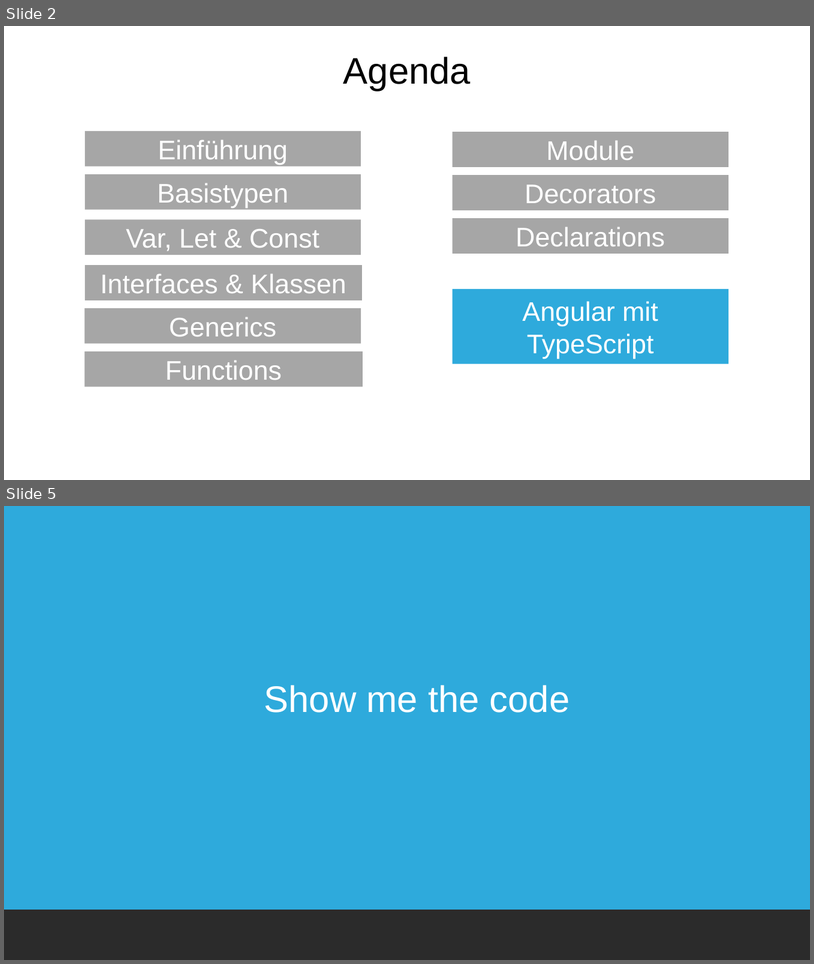
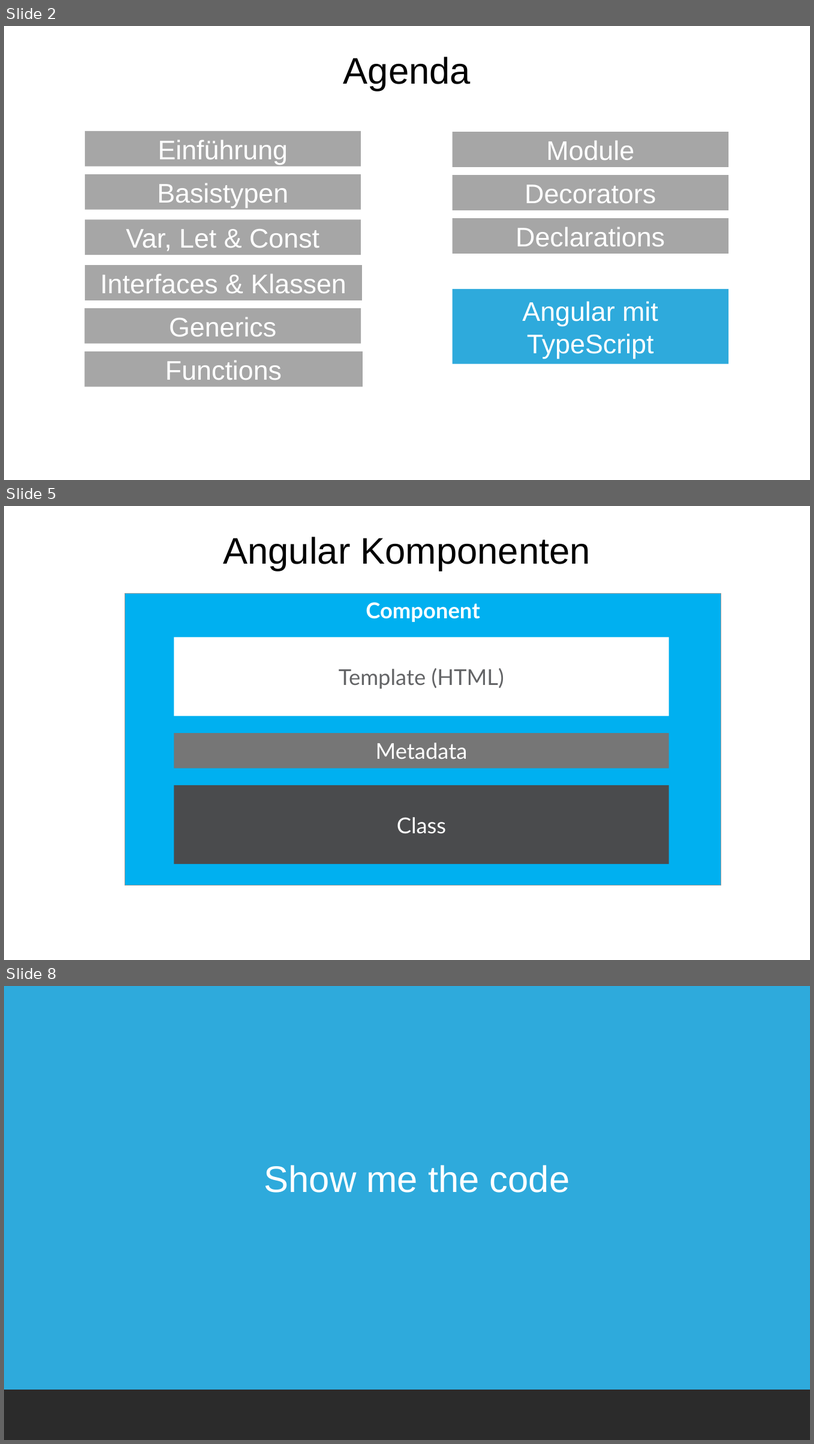
Before and after one commit to thomasclaudiushuber/Basta-TypeScript-Workshop-Slides, a slide deck: 10_Typescript_Workshop_Angular.pptx. Shown one above the other, each under a label of ours: slides 2 and 5 before the commit, slides 2, 5 and 8 after it; the slides between them are not shown. The pictures are 814x964 and 814x1444 pixels, drawn with LibreOffice and Linux fonts; fonts in the diff are those of the drawing; background and template pictures are left out; a plain dark background stands for a picture behind light text. Boxes give left, top, right and bottom in pixels: in the first picture for what was removed or moved away, otherwise in the second. Text is boxed around its words. In the diff, an @@ line names an element or a change of style, - is before the commit and + after.

Commit message:
Update Angular Slides

```diff
--- a/10_Typescript_Workshop_Angular.pptx
+++ b/10_Typescript_Workshop_Angular.pptx
@@ slide 5 added at (x1=4, y1=506, x2=810, y2=960), background picture (left out) @@
@@ title added at (x1=223, y1=537, x2=591, y2=570), 44 pt, text #000000 @@
+Angular Komponenten
@@ group added at (x1=125, y1=594, x2=721, y2=885): 4 rectangles @@
+Component
+Template (HTML)
+Class
+Metadata
@@ what was slide 5 is now slide 8 @@
```
Also in this commit, not shown: 2 slides changed, 2 other slides added, 1 other file.
